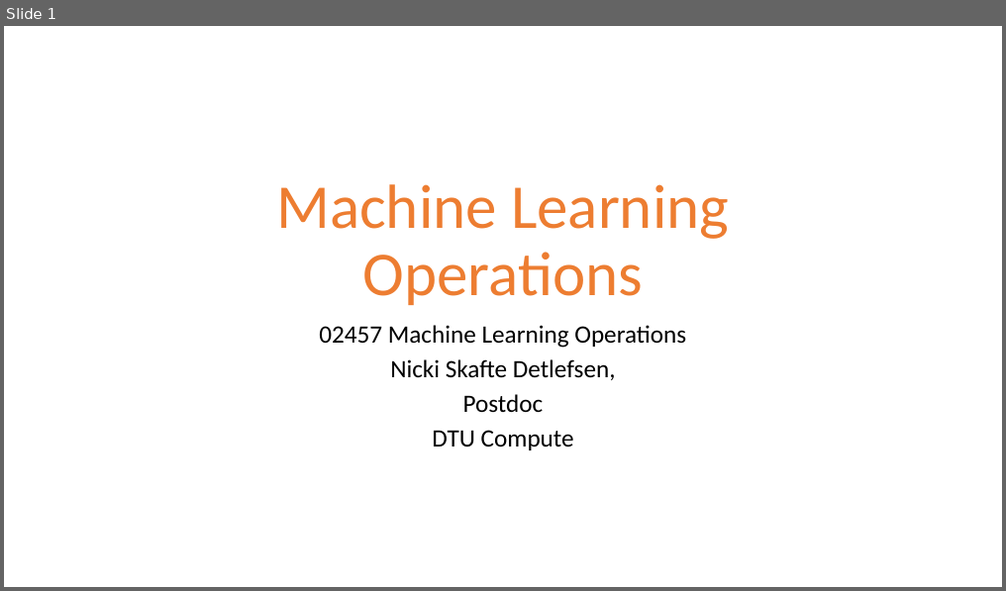
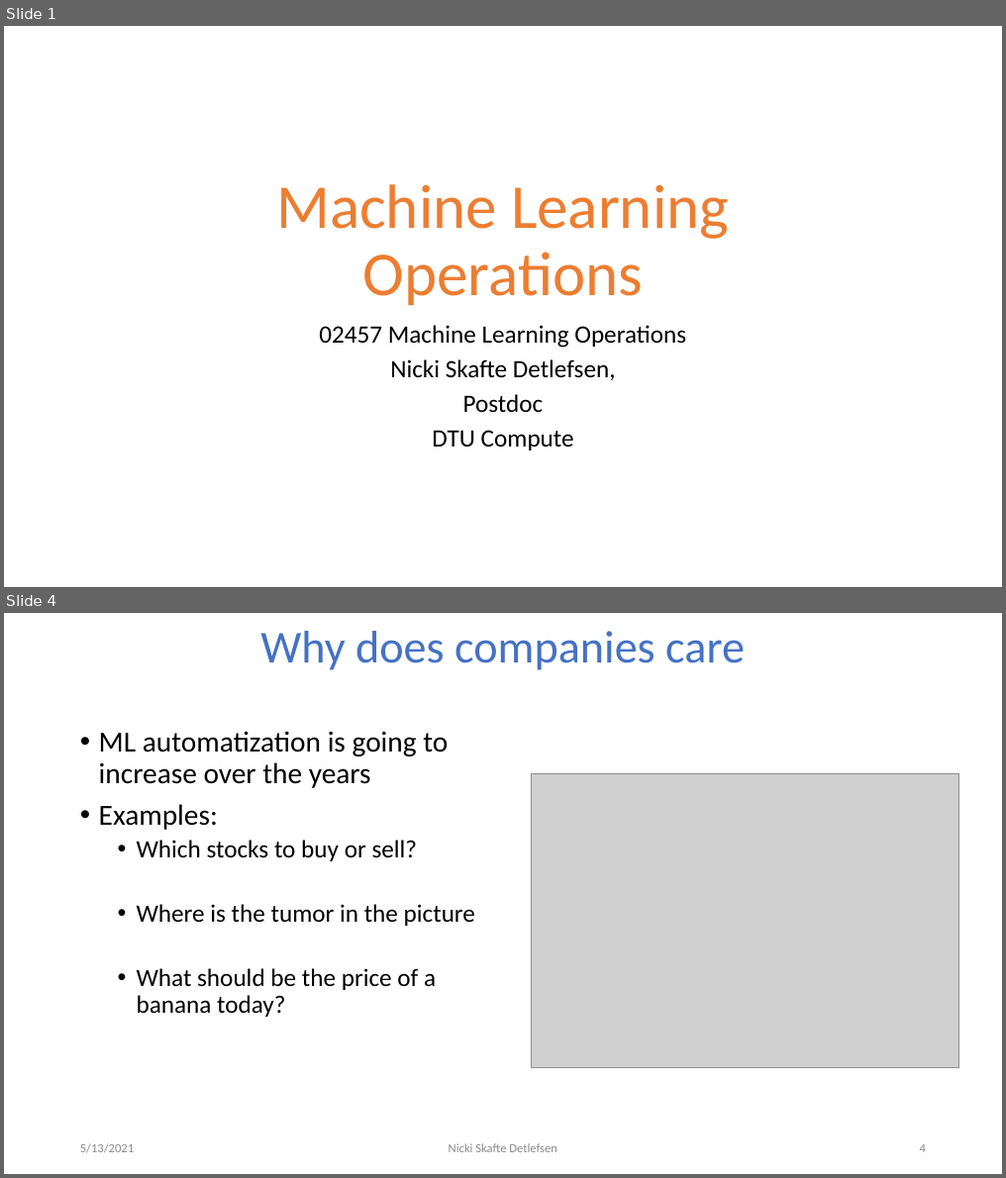
Before and after one commit to DeepEasterbunny/dtu_mlops, a slide deck: 02_code_organisation/MLOps.pptx. Shown one above the other, each under a label of ours: slide 1 before the commit, slides 1 and 4 after it; the slides between them are not shown. The pictures are 1006x591 and 1006x1178 pixels, drawn with LibreOffice and Linux fonts; fonts in the diff are those of the drawing; grey boxes stand for pictures; background and template pictures are left out. Boxes give left, top, right and bottom in pixels: in the first picture for what was removed or moved away, otherwise in the second. Text is boxed around its words. In the diff, an @@ line names an element or a change of style, - is before the commit and + after.

```diff
--- a/02_code_organisation/MLOps.pptx
+++ b/02_code_organisation/MLOps.pptx
@@ slide 4 added at bbox=[4, 613, 1002, 1174], background #FFFFFF @@
@@ title added at bbox=[260, 631, 745, 670], 44 pt, text #4472C4 @@
+Why does companies care
@@ text added at bbox=[99, 731, 475, 1017], 24 pt, text #000000 @@
+• ML automatization is going to increase over the years
+• Examples:
+  • Which stocks to buy or sell?
+  • Where is the tumor in the picture
+  • What should be the price of a banana today?
@@ picture added at bbox=[531, 773, 959, 1068] @@
@@ text added at bbox=[80, 1144, 134, 1154], 12 pt, text #8C8C8C @@
+5/13/2021
@@ text added at bbox=[449, 1144, 557, 1153], 12 pt, text #8C8C8C @@
+Nicki Skafte Detlefsen
@@ page number added at bbox=[920, 1145, 926, 1153], 12 pt, text #8C8C8C @@
+4
```
Also in this commit, not shown: 6 slides changed, 2 other slides added, 3 other files.
